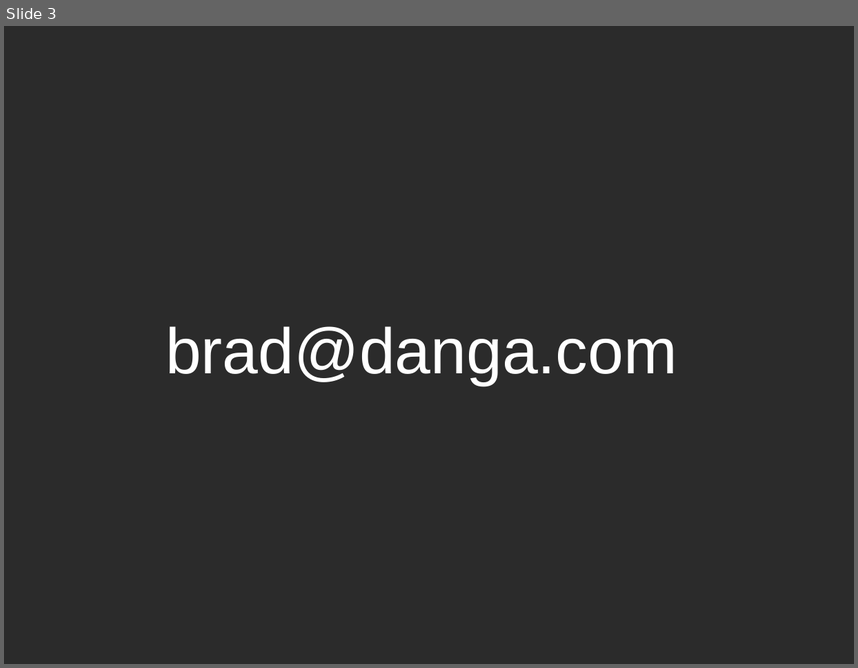
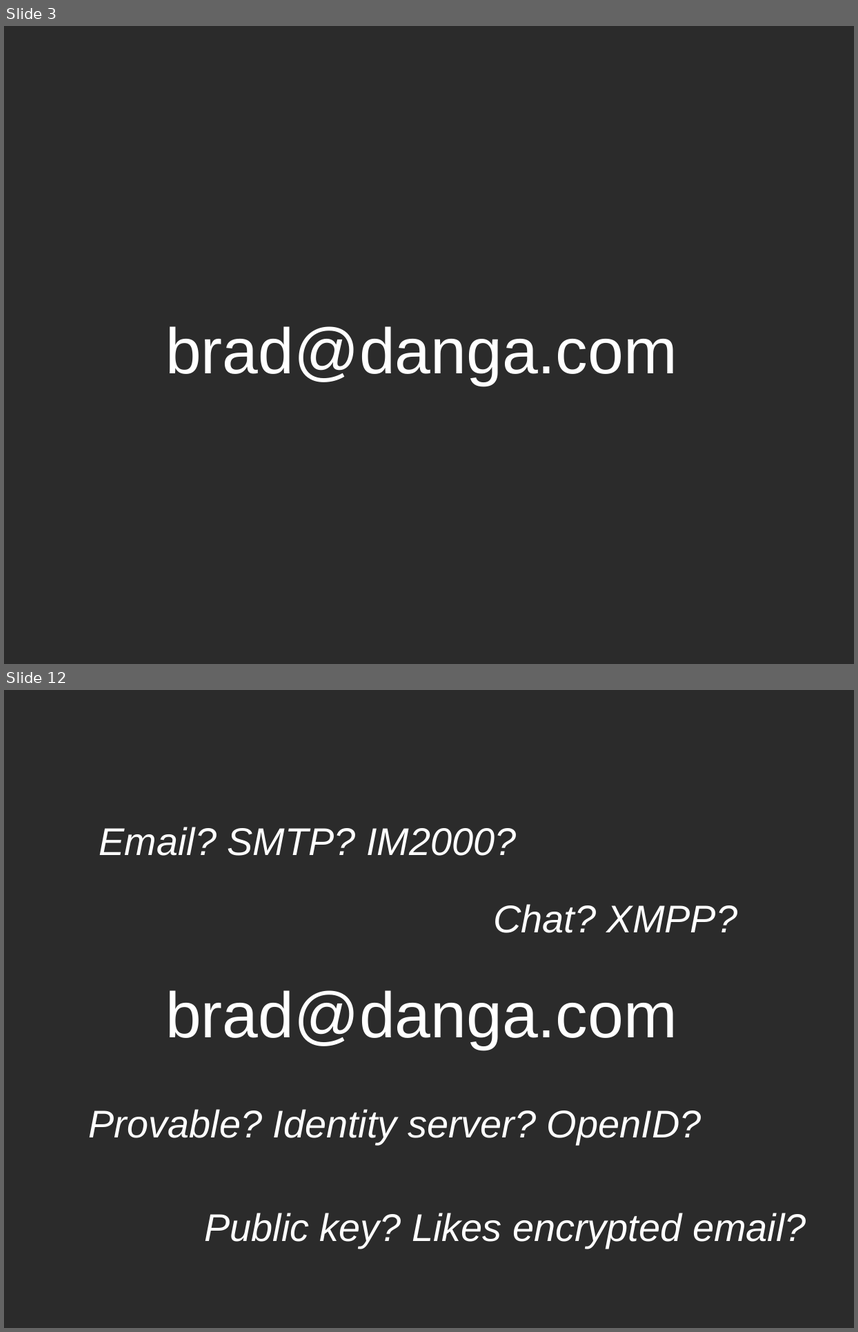
Before and after one commit to bradfitz/talk-gluecon-2010, a slide deck: webfinger.odp. Shown one above the other, each under a label of ours: slide 3 before the commit, slides 3 and 12 after it; the slides between them are not shown. The pictures are 858x668 and 858x1332 pixels, drawn with LibreOffice and Linux fonts; fonts in the diff are those of the drawing; background and template pictures are left out; a plain dark background stands for a picture behind light text. Boxes give left, top, right and bottom in pixels: in the first picture for what was removed or moved away, otherwise in the second. Text is boxed around its words. In the diff, an @@ line names an element or a change of style, - is before the commit and + after.

```diff
--- a/webfinger.odp
+++ b/webfinger.odp
@@ slide 12 added at (4, 690, 854, 1328), background picture (left out) @@
@@ text added at (99, 827, 516, 856), 36 pt, text #FFFFFF, italic @@
+Email? SMTP? IM2000?
@@ text added at (493, 904, 737, 933), 36 pt, text #FFFFFF, italic @@
+Chat? XMPP?
@@ subtitle added at (165, 990, 677, 1049), 60 pt, text #FFFFFF @@
+brad@danga.com
@@ text added at (89, 1109, 702, 1144), 36 pt, text #FFFFFF, italic @@
+Provable? Identity server? OpenID?
@@ text added at (204, 1212, 806, 1247), 36 pt, text #FFFFFF, italic @@
+Public key? Likes encrypted email?
```
Also in this commit, not shown: 29 other slides added, 1 other file.
